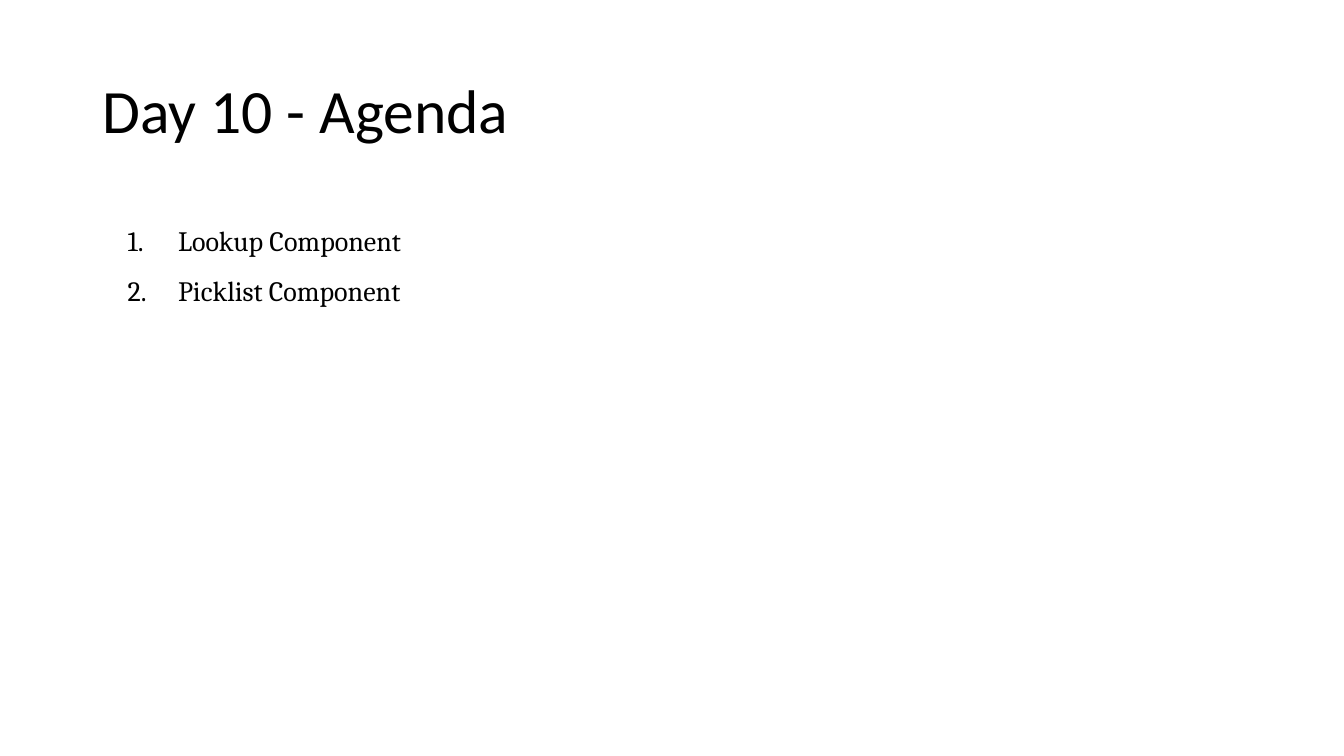
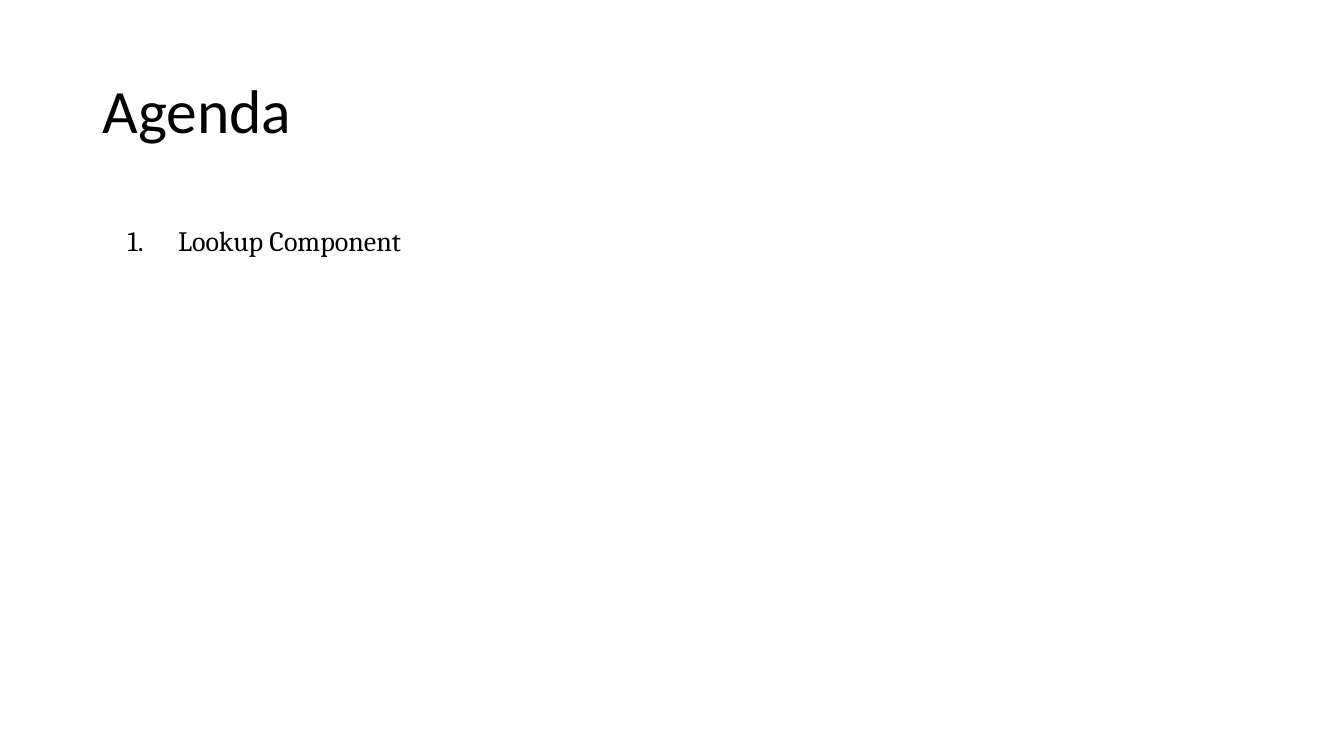
Before and after one commit to amitastreait/lwc-learning, a slide deck: slide 114 of docs/PPT/Lightning Web component.pptx (slide 67 before the commit). Drawn at 1344x756 pixels with LibreOffice and Linux fonts; fonts in the diff are those of the drawing. Boxes give left, top, right and bottom in pixels: in the first picture for what was removed or moved away, otherwise in the second. Text is boxed around its words. In the diff, an @@ line names an element or a change of style, - is before the commit and + after.

```diff
--- a/docs/PPT/Lightning Web component.pptx
+++ b/docs/PPT/Lightning Web component.pptx
@@ title at (102,90,291,144): text changed @@
-Day 10 - Agenda
+Agenda
@@ text at (178,281,401,307): paragraph removed @@
-2. Picklist Component
```
Also in this commit, not shown: 17 other slides changed, 47 slides added, 15 other files.
